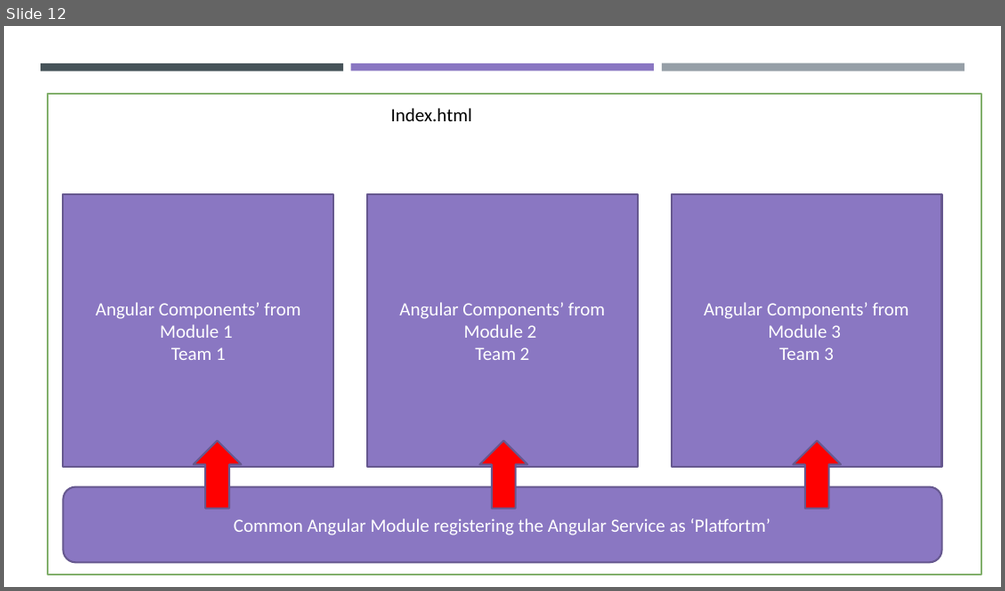
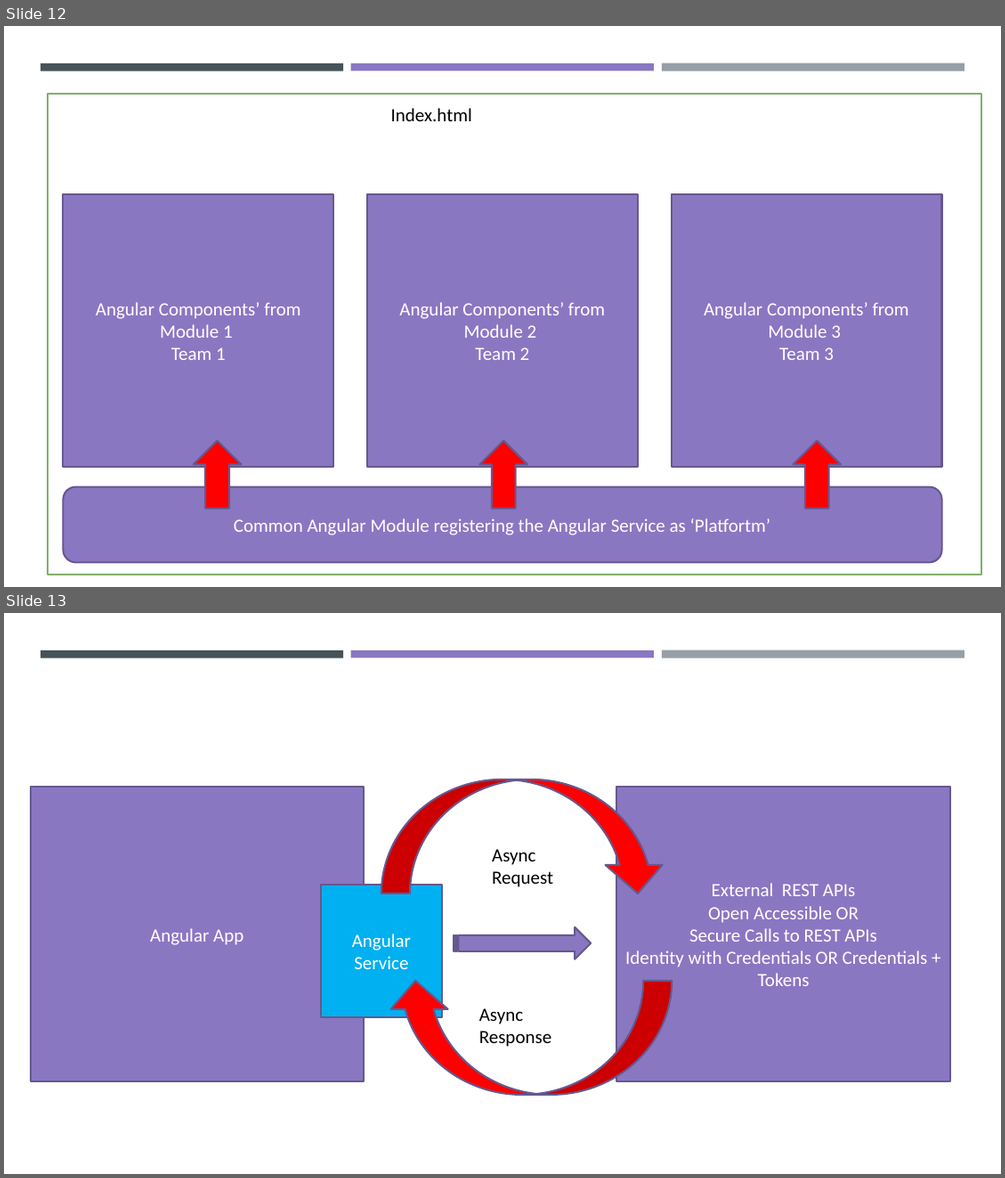
Before and after one commit to maheshsabnis/ngfinastra, a slide deck: Training_Diagrams.pptx. Shown one above the other, each under a label of ours: slide 12 before the commit, slides 12 and 13 after it. The pictures are 1005x591 and 1005x1178 pixels, drawn with LibreOffice and Linux fonts; fonts in the diff are those of the drawing. Boxes give left, top, right and bottom in pixels: in the first picture for what was removed or moved away, otherwise in the second. Text is boxed around its words. In the diff, an @@ line names an element or a change of style, - is before the commit and + after.

```diff
--- a/Training_Diagrams.pptx
+++ b/Training_Diagrams.pptx
@@ slide 13 added at <box>4,613,1001,1174</box>, background #FFFFFF; not listed: 3 template elements that a slide beside it also shows @@
@@ rectangle added at <box>30,787,364,1081</box>, fill #8A77C2, outline #665890 1.75 pt, 18 pt, text #FFFFFF @@
+Angular App
@@ curved right arrow added at <box>381,779,666,893</box>, fill #FF0000, outline #665890 1.75 pt @@
@@ rectangle added at <box>617,787,951,1081</box>, fill #8A77C2, outline #665890 1.75 pt, 18 pt, text #FFFFFF @@
+External REST APIs
+Open Accessible OR
+Secure Calls to REST APIs
+Identity with Credentials OR Credentials + Tokens
@@ text added at <box>492,849,553,887</box>, 18 pt, text #000000 @@
+Async Request
@@ rectangle added at <box>321,884,442,1018</box>, fill #00B0F0, outline #665890 1.75 pt, 18 pt, text #FFFFFF @@
+Angular
+Service
@@ striped right arrow added at <box>453,927,591,959</box>, fill #8A77C2, outline #665890 1.75 pt @@
@@ curved right arrow added at <box>387,981,672,1094</box>, fill #FF0000, outline #665890 1.75 pt @@
@@ text added at <box>479,1008,551,1046</box>, 18 pt, text #000000 @@
+Async Response
```
Also in this commit, not shown: 1 other file.
